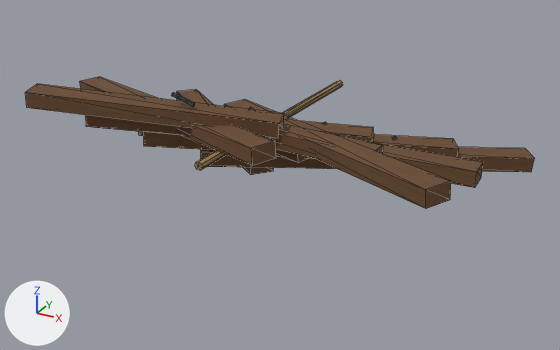
What one commit did to the OBJ model Assets/ProjectOEN/ProductionArt/Meshes/environment_set_dressing/en-002_broken_plank_pile__large.obj.
The view is the same before and after, from a camera (50 mm lens) standing at (1.51, -2.68, 1.3) and looking at (0.04, -0.01, -0.04). The axes (+X, +Y, +Z) are drawn at lower left. The lights are the same throughout. The first picture is the older version. Mesh edges are drawn as thin lines. Where no turn or scale is listed for an object, it has been applied to the vertices. Vertices at exactly the same position are counted once.

In view in the first picture: 'en-002_broken_plank_pile__large'.
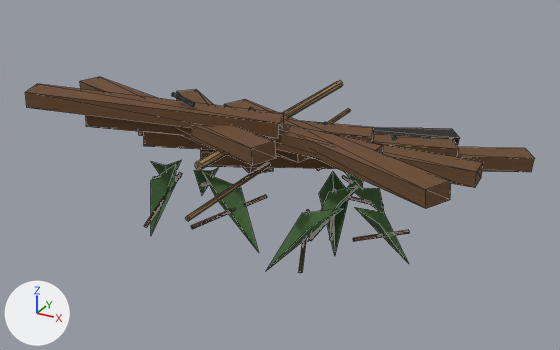
Where the change shows, as pixel boxes (x1, y1, x2, y2) in the pictures (560 x 350 px):
'en-002_broken_plank_pile__large', reshaped (48% taller): before (25, 77, 535, 209); after (25, 77, 535, 273)
part 1 of me_en_002_broken_plank_pile__large, added (green): after (144, 108, 460, 273)

What the commit changed:
Picture 'char_albedo.png' (img_char_albedo_png) is new.
Picture 'leaf_albedo.png' (img_leaf_albedo_png) is new.
Material 'Char' (mat_char) is new.
Its texture is img_char_albedo_png.
Its roughness is 0.89.
Material 'Leaf' (mat_leaf) is new.
Its texture is img_leaf_albedo_png.
Its roughness is 0.89.
me_en_002_broken_plank_pile__large is used by ob_en_002_broken_plank_pile__large; location (0.0, 0.0, 0.0).
me_en_002_broken_plank_pile__large had 190 vertices, 304 faces and spanned x -1.07..0.99, y -0.61..0.58, z -0.02..0.39.
me_en_002_broken_plank_pile__large now has 436 vertices, 648 faces and spans x -1.07..0.99, y -0.69..0.7, z -0.25..0.39.
Part 1, on me_en_002_broken_plank_pile__large:
246 vertices are added at x -0.55..0.71, y -0.69..0.7, z -0.25..0.12.
28 new faces join them, mat_leaf (picture img_leaf_albedo_png).
280 new faces join them, mat_wood (picture img_wood_albedo_png).
24 new faces join them, mat_rope (picture img_rope_albedo_png).
12 new faces join them, mat_char (picture img_char_albedo_png).
me_en_002_broken_plank_pile__large gains material mat_leaf (picture img_leaf_albedo_png).
me_en_002_broken_plank_pile__large gains material mat_char (picture img_char_albedo_png).
